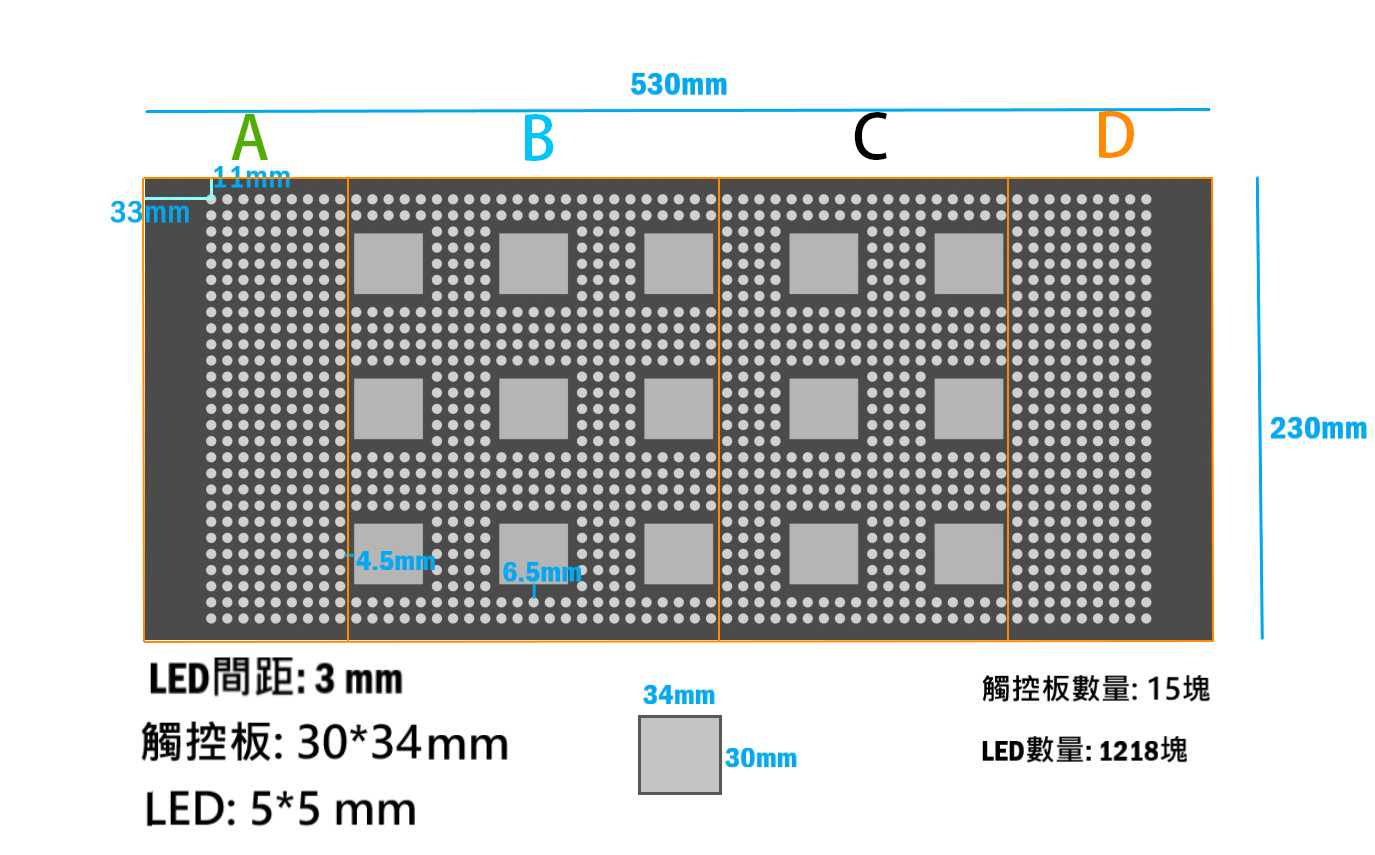
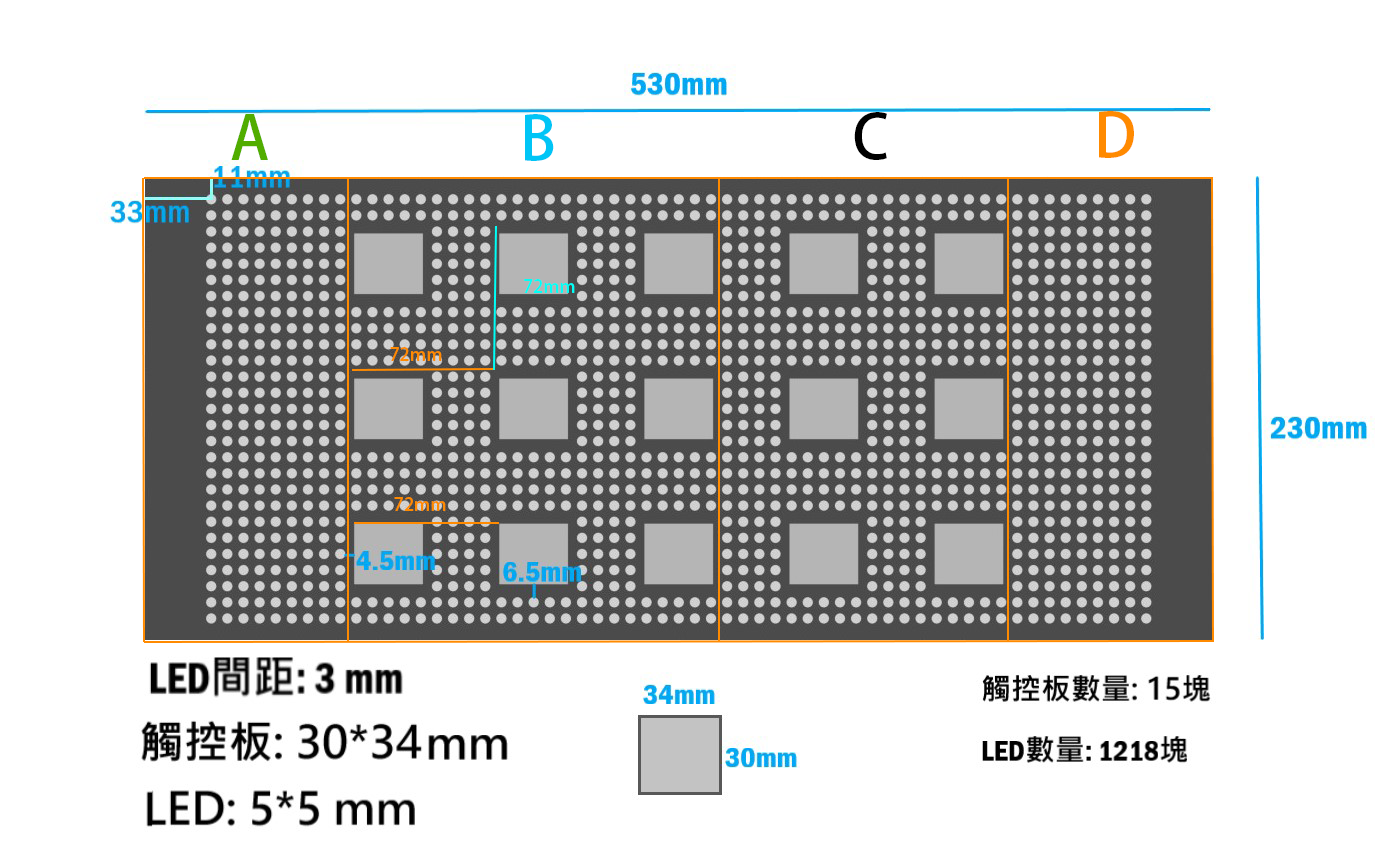
Layered file, before and after one edit (1375x855). Changes by layer:
added layer "72mm" (1st of 3) above "72mm" over [394, 497, 446, 511]
added layer "72mm" (2nd of 3) above "72mm" over [390, 347, 442, 361]
added layer "72mm" (3rd of 3) above "Layer 1" over [524, 279, 575, 293]
painted on "Layer 1" over [352, 226, 499, 524]
